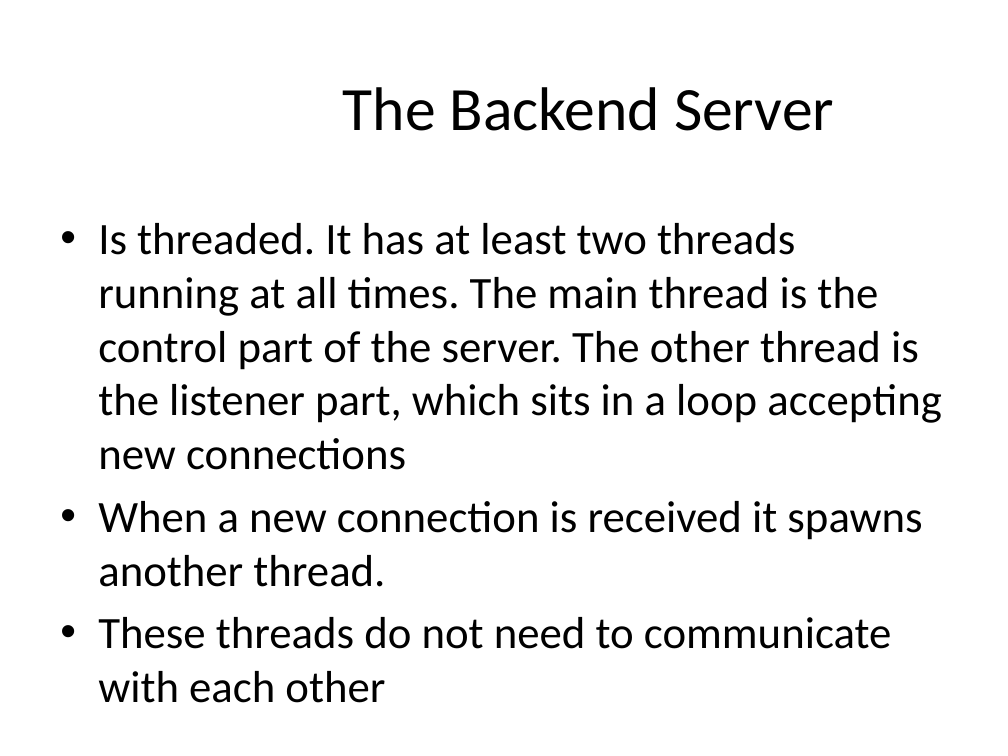
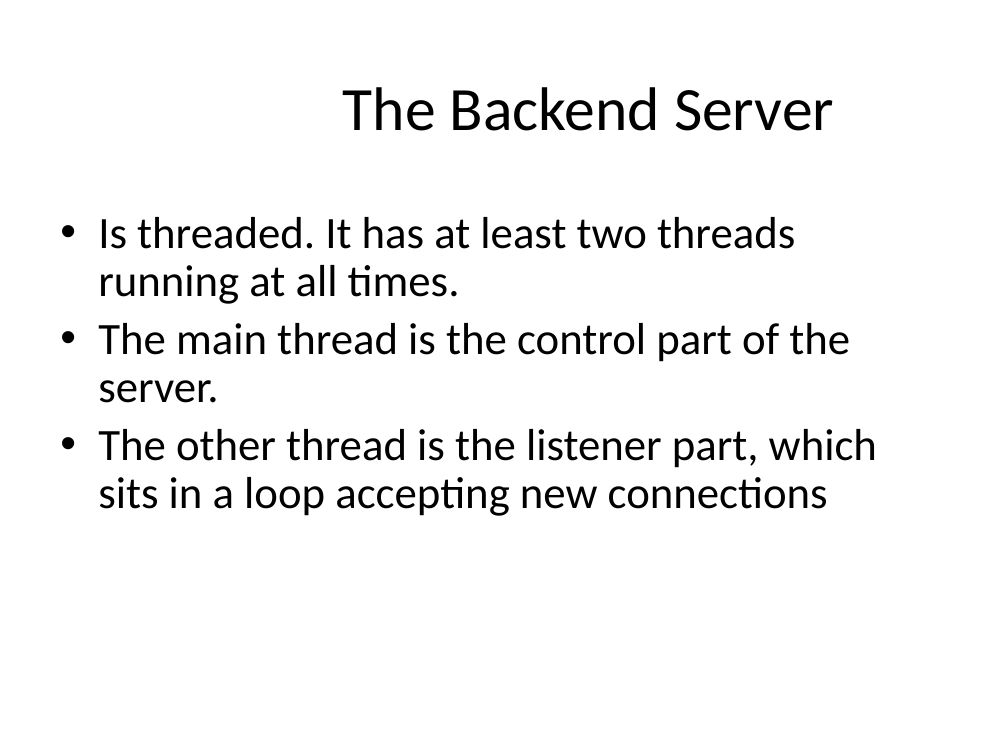
Before and after one commit to master20151121/mmoments, a slide deck: slide 8 of Mobile Musical Moments.pptx (slide 7 before the commit). Drawn at 1008x756 pixels with LibreOffice and Linux fonts; fonts in the diff are those of the drawing; background and template pictures are left out. Boxes give left, top, right and bottom in pixels: in the first picture for what was removed or moved away, otherwise in the second. Text is boxed around its words. In the diff, an @@ line names an element or a change of style, - is before the commit and + after.

```diff
--- a/Mobile Musical Moments.pptx
+++ b/Mobile Musical Moments.pptx
@@ text at [98, 217, 877, 516]: text changed @@
-• Is threaded. It has at least two threads running at all times. The main thread is the control part of the server. The other thread is the listener part, which sits in a loop accepting new connections
-• When a new connection is received it spawns another thread.
-• These threads do not need to communicate with each other
+• Is threaded. It has at least two threads running at all times.
+• The main thread is the control part of the server.
+• The other thread is the listener part, which sits in a loop accepting new connections
```
Also in this commit, not shown: 2 other slides changed, 3 slides added, 23 other files.
